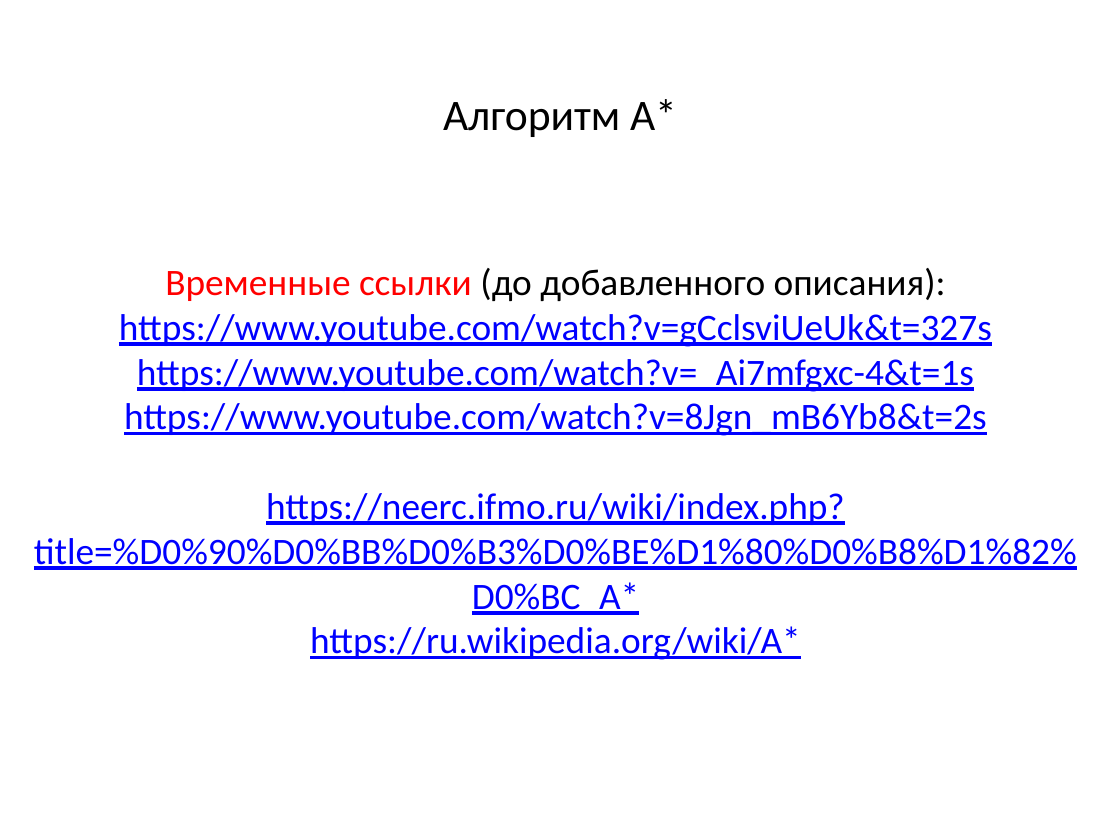
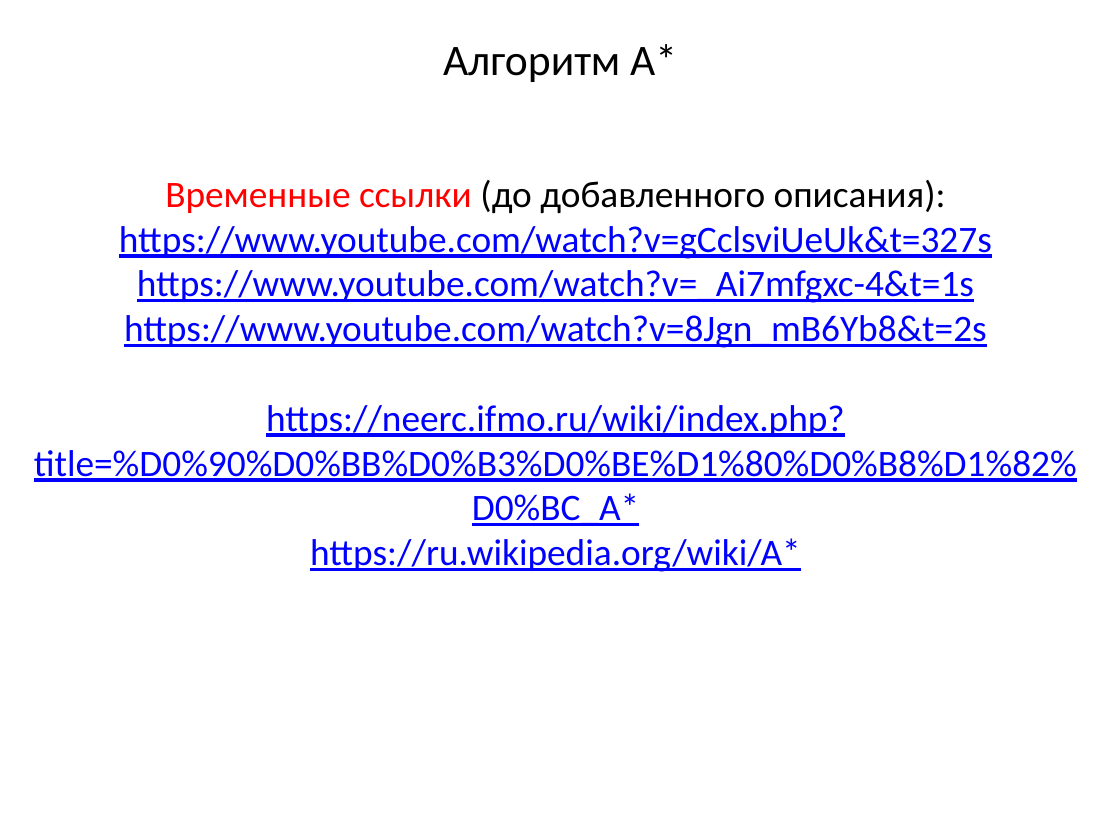
Before and after one commit to SteinbergOB/ANG, a slide deck: slide 125 of Презентации/Лекция 3.pptx (slide 122 before the commit). Drawn at 1120x840 pixels with LibreOffice and Linux fonts; fonts in the diff are those of the drawing. Boxes give left, top, right and bottom in pixels: in the first picture for what was removed or moved away, otherwise in the second. Text is boxed around its words. In the diff, an @@ line names an element or a change of style, - is before the commit and + after.

```diff
--- a/Презентации/Лекция 3.pptx
+++ b/Презентации/Лекция 3.pptx
@@ text "Алгоритм А*": place and size @@
-text "Алгоритм А*" at [443,99,677,137]
+text "Алгоритм А*" at [443,44,677,82]
@@ text "Временные ссылки (до добавленного описания):": place and size @@
-text "Временные ссылки (до добавленного описания):" at [34,268,1077,660]
+text "Временные ссылки (до добавленного описания):" at [34,180,1077,572]
```
Also in this commit, not shown: 4 slides added.
